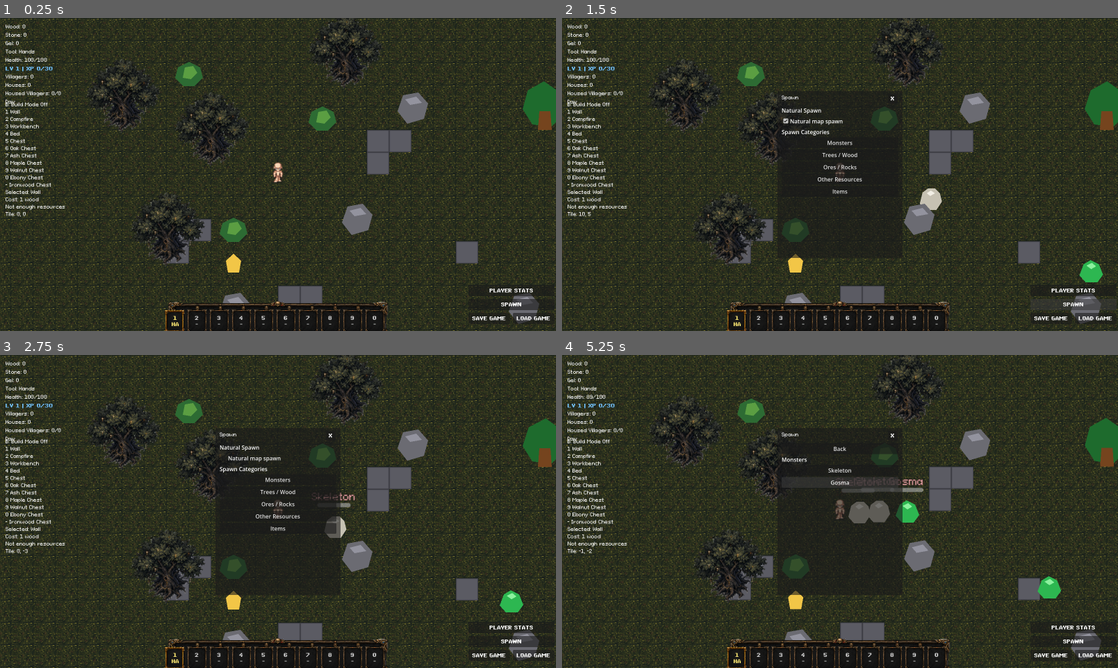
Above: before the commit, frames 1-4 (two rows, left to right).
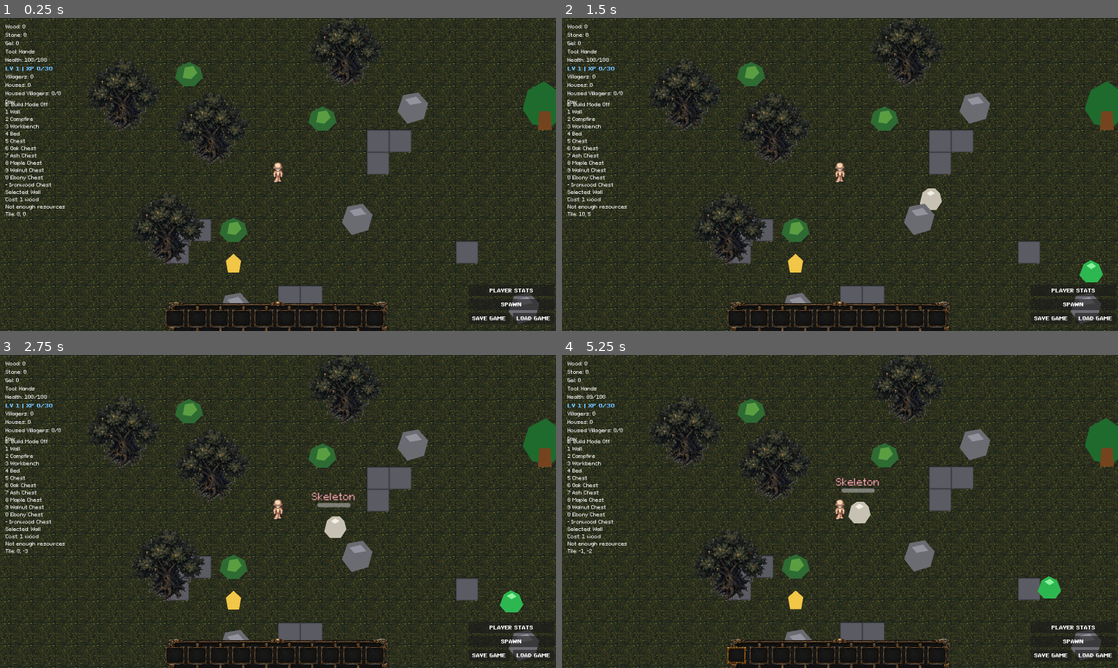
Above: after the commit, the same moments.

Repository: ramonsamagaio/Oathwake-Main
Game: Godot game, scene res://scenes/Main.tscn
Two runs of this game, one before a commit and one after it. Both use one fixed random seed, a clock stepped at 60 frames per second and the inputs below. This scene is started directly instead of the project's main scene.
Inputs (mouse positions are in pixels of both pictures, inside the frame that each line leads up to):
- Up to frame 1 (0.25 s): no input
- Up to frame 2 (1.5 s): click "PLAYER STATS" at 0.5 s; click "SPAWN" at 1.25 s
- Up to frame 3 (2.75 s): click (278, 458) at 2 s, where only the run before the commit has a clickable "Natural map spawn"
- Up to frame 4 (5.25 s): click (840, 480) at 2.75 s, where only the run before the commit has a clickable "Monsters"; click (840, 470) at 3.5 s, where only the run before the commit has a clickable "Skeleton"; click (734, 655) at 4.27 s; click (840, 483) at 5 s, where only the run before the commit has a clickable "Gosma"

The runs differ from the first frame. In frame 1, 0.5% of the frame differs, in the area x 29-70%, y 92-100%; in frame 2, 2.7%; in frame 3, 3.0%; in frame 4, 3.1%, in the area x 29-70%, y 23-100%.
Error after the commit: Parse Error: Function "_get_item_data()" not found in base self. (res://scripts/ui/InventoryUI.gd:67)

Commit message:
Polish inventory layout and add draggable window

Diff:
--- a/scripts/ui/InventoryUI.gd
+++ b/scripts/ui/InventoryUI.gd
@@ -20,6 +20,9 @@
 var selected_equip_slot_id := ""
 var sprite_resolver := SpriteResolver.new()
 var _drag_source_slot := -1
+var _window_panel: Panel
+var _dragging_window := false
+var _drag_last_mouse_position := Vector2.ZERO
 
 
 func set_equipment_system(new_equipment_system) -> void:
@@ -69,72 +72,72 @@
 
 
 func _build_ui() -> void:
-	var panel := PanelContainer.new()
-	panel.name = "Panel"
-	panel.anchor_left = 0.5
-	panel.anchor_top = 0.5
-	panel.anchor_right = 0.5
-	panel.anchor_bottom = 0.5
-	panel.offset_left = -300.0
-	panel.offset_top = -190.0
-	panel.offset_right = 300.0
-	panel.offset_bottom = 190.0
-	add_child(panel)
-	OathwakeUISkin.apply_panel(panel)
+	_window_panel = Panel.new()
+	_window_panel.name = "Panel"
+	_window_panel.anchor_left = 0.5
+	_window_panel.anchor_top = 0.5
+	_window_panel.anchor_right = 0.5
+	_window_panel.anchor_bottom = 0.5
+	_window_panel.offset_left = -340.0
+	_window_panel.offset_top = -285.0
+	_window_panel.offset_right = 340.0
+	_window_panel.offset_bottom = 185.0
+	_window_panel.mouse_filter = Control.MOUSE_FILTER_STOP
+	add_child(_window_panel)
+	OathwakeUISkin.apply_panel(_window_panel, "panel")
 
 	var margin := MarginContainer.new()
-	margin.add_theme_constant_override("margin_left", 12)
-	margin.add_theme_constant_override("margin_top", 12)
-	margin.add_theme_constant_override("margin_right", 12)
-	margin.add_theme_constant_override("margin_bottom", 12)
-	panel.add_child(margin)
+	margin.set_anchors_preset(Control.PRESET_FULL_RECT)
+	margin.offset_left = 34.0
+	margin.offset_top = 44.0
+	margin.offset_right = -34.0
+	margin.offset_bottom = -26.0
+	_window_panel.add_child(margin)
 
 	var layout := VBoxContainer.new()
 	layout.size_flags_horizontal = Control.SIZE_EXPAND_FILL
 	layout.size_flags_vertical = Control.SIZE_EXPAND_FILL
+	layout.add_theme_constant_override("separation", 8)
 	margin.add_child(layout)
 
 	var title := Label.new()
 	title.text = "Inventory"
+	title.horizontal_alignment = HORIZONTAL_ALIGNMENT_CENTER
 	layout.add_child(title)
+	OathwakeTextStyle.apply_profile_to_label(title, "ui_title")
 
 	var main_area := HBoxContainer.new()
 	main_area.size_flags_horizontal = Control.SIZE_EXPAND_FILL
 	main_area.size_flags_vertical = Control.SIZE_EXPAND_FILL
+	main_area.add_theme_constant_override("separation", 22)
 	layout.add_child(main_area)
 
 	var left_side := VBoxContainer.new()
+	left_side.custom_minimum_size = Vector2(370, 0)
 	left_side.size_flags_horizontal = Control.SIZE_EXPAND_FILL
 	left_side.size_flags_vertical = Control.SIZE_EXPAND_FILL
+	left_side.add_theme_constant_override("separation", 8)
 	main_area.add_child(left_side)
 
 	var controls := HBoxContainer.new()
+	controls.size_flags_horizontal = Control.SIZE_SHRINK_CENTER
+	controls.add_theme_constant_override("separation", 14)
 	left_side.add_child(controls)
 
-	var sort_button := Button.new()
-	sort_button.text = "Sort Inventory"
-	sort_button.focus_mode = Control.FOCUS_NONE
-	sort_button.pressed.connect(_on_sort_inventory_pressed)
+	var sort_button := _make_inventory_button("Sort", _on_sort_inventory_pressed)
 	controls.add_child(sort_button)
-	OathwakeUISkin.apply_button(sort_button)
-
-	var split_button := Button.new()
-	split_button.text = "Split Half"
-	split_button.focus_mode = Control.FOCUS_NONE
-	split_button.pressed.connect(_on_split_half_pressed)
+
+	var split_button := _make_inventory_button("Split", _on_split_half_pressed)
 	controls.add_child(split_button)
-	OathwakeUISkin.apply_button(split_button)
-
-	var drop_stack_button := Button.new()
-	drop_stack_button.text = "Drop Stack"
-	drop_stack_button.focus_mode = Control.FOCUS_NONE
-	drop_stack_button.pressed.connect(_on_drop_stack_pressed)
+
+	var drop_stack_button := _make_inventory_button("Drop", _on_drop_stack_pressed)
 	controls.add_child(drop_stack_button)
-	OathwakeUISkin.apply_button(drop_stack_button)
 
 	grid = GridContainer.new()
 	grid.columns = columns
-	grid.size_flags_horizontal = Control.SIZE_EXPAND_FILL
+	grid.size_flags_horizontal = Control.SIZE_SHRINK_CENTER
+	grid.add_theme_constant_override("h_separation", 6)
+	grid.add_theme_constant_override("v_separation", 6)
 	left_side.add_child(grid)
 
 	for _index in range(slot_count):
@@ -146,47 +149,151 @@
 		slot.drag_started.connect(_on_slot_drag_started)
 		grid.add_child(slot)
 		slots.append(slot)
+		OathwakeUISkin.apply_slot_button(slot, "empty")
 
 	var bottom_row := HBoxContainer.new()
+	bottom_row.custom_minimum_size = Vector2(0, 76)
 	bottom_row.size_flags_horizontal = Control.SIZE_EXPAND_FILL
+	bottom_row.add_theme_constant_override("separation", 8)
 	left_side.add_child(bottom_row)
 
 	var trash := _make_trash_slot()
 	trash.trash_dropped.connect(_on_trash_dropped)
 	bottom_row.add_child(trash)
 
+	var details_panel := PanelContainer.new()
+	details_panel.custom_minimum_size = Vector2(0, 74)
+	details_panel.size_flags_horizontal = Control.SIZE_EXPAND_FILL
+	OathwakeUISkin.apply_tooltip(details_panel)
+	bottom_row.add_child(details_panel)
+
+	var details_margin := MarginContainer.new()
+	details_margin.add_theme_constant_override("margin_left", 12)
+	details_margin.add_theme_constant_override("margin_top", 8)
+	details_margin.add_theme_constant_override("margin_right", 12)
+	details_margin.add_theme_constant_override("margin_bottom", 8)
+	details_panel.add_child(details_margin)
+
+	var details_scroll := ScrollContainer.new()
+	details_scroll.size_flags_horizontal = Control.SIZE_EXPAND_FILL
+	details_scroll.size_flags_vertical = Control.SIZE_EXPAND_FILL
+	details_scroll.horizontal_scroll_mode = ScrollContainer.SCROLL_MODE_DISABLED
+	details_margin.add_child(details_scroll)
+
+	details_label = Label.new()
+	details_label.autowrap_mode = TextServer.AUTOWRAP_WORD_SMART
+	details_label.size_flags_horizontal = Control.SIZE_EXPAND_FILL
+	details_label.text = "Select an item."
+	details_scroll.add_child(details_label)
+
 	var eq_panel := VBoxContainer.new()
+	eq_panel.custom_minimum_size = Vector2(160, 0)
 	eq_panel.size_flags_horizontal = Control.SIZE_SHRINK_BEGIN
 	eq_panel.size_flags_vertical = Control.SIZE_EXPAND_FILL
+	eq_panel.add_theme_constant_override("separation", 5)
 	main_area.add_child(eq_panel)
 
 	var eq_title := Label.new()
 	eq_title.text = "Equipment"
+	eq_title.horizontal_alignment = HORIZONTAL_ALIGNMENT_CENTER
 	eq_panel.add_child(eq_title)
+	OathwakeTextStyle.apply_profile_to_label(eq_title, "ui_title")
 
 	var eq_slots_vbox := VBoxContainer.new()
 	eq_slots_vbox.size_flags_vertical = Control.SIZE_EXPAND_FILL
+	eq_slots_vbox.add_theme_constant_override("separation", 5)
 	eq_panel.add_child(eq_slots_vbox)
 
 	for slot_id in ["weapon", "tool", "armor", "accessory"]:
 		var slot_label := Label.new()
 		slot_label.text = slot_id.capitalize()
+		slot_label.horizontal_alignment = HORIZONTAL_ALIGNMENT_CENTER
 		eq_slots_vbox.add_child(slot_label)
+		OathwakeTextStyle.apply_profile_to_label(slot_label, "base_ui")
 
 		var eq_slot = EquipmentSlotScene.instantiate()
 		eq_slot.slot_id = slot_id
+		eq_slot.custom_minimum_size = Vector2(150, 52)
 		eq_slot.equip_selected.connect(_on_equip_slot_selected)
 		eq_slot.equip_right_clicked.connect(_on_equip_right_clicked)
 		eq_slot.equip_drag_dropped.connect(_on_equip_drag_dropped)
 		eq_slots_vbox.add_child(eq_slot)
 		equipment_slot_nodes.append(eq_slot)
-
-	details_label = Label.new()
-	details_label.autowrap_mode = TextServer.AUTOWRAP_WORD_SMART
-	details_label.custom_minimum_size = Vector2(0, 90)
-	details_label.text = "Select an item."
-	layout.add_child(details_label)
+		OathwakeUISkin.apply_slot_button(eq_slot, "empty")
+
+	var drag_handle := Control.new()
+	drag_handle.name = "WindowDragHandle"
+	drag_handle.mouse_filter = Control.MOUSE_FILTER_STOP
+	drag_handle.mouse_default_cursor_shape = Control.CURSOR_MOVE
+	drag_handle.anchor_left = 0.0
+	drag_handle.anchor_top = 0.0
+	drag_handle.anchor_right = 1.0
+	drag_handle.anchor_bottom = 0.0
+	drag_handle.offset_left = 10.0
+	drag_handle.offset_top = 0.0
+	drag_handle.offset_right = -10.0
+	drag_handle.offset_bottom = 42.0
+	drag_handle.gui_input.connect(_on_window_drag_handle_gui_input)
+	_window_panel.add_child(drag_handle)
+
 	_apply_inventory_ui_fonts()
+
+
+func _make_inventory_button(text_value: String, callback: Callable) -> Button:
+	var button := Button.new()
+	button.text = text_value
+	button.custom_minimum_size = Vector2(74, 40)
+	button.focus_mode = Control.FOCUS_NONE
+	button.pressed.connect(callback)
+	OathwakeUISkin.apply_button(button, "medium")
+	OathwakeTextStyle.apply_profile_to_control(button, "ui_button")
+	return button
+
+
+func _on_window_drag_handle_gui_input(event: InputEvent) -> void:
+	if event is InputEventMouseButton and event.button_index == MOUSE_BUTTON_LEFT:
+		_dragging_window = event.pressed
+		_drag_last_mouse_position = get_viewport().get_mouse_position()
+		accept_event()
+		return
+
+	if event is InputEventMouseMotion and _dragging_window:
+		var mouse_position := get_viewport().get_mouse_position()
+		var delta := mouse_position - _drag_last_mouse_position
+		_drag_last_mouse_position = mouse_position
+		_move_window_panel(delta)
+		accept_event()
+
+
+func _move_window_panel(delta: Vector2) -> void:
+	if _window_panel == null:
+		return
+	_window_panel.offset_left += delta.x
+	_window_panel.offset_right += delta.x
+	_window_panel.offset_top += delta.y
+	_window_panel.offset_bottom += delta.y
+	_clamp_window_panel_to_viewport()
+
+
+func _clamp_window_panel_to_viewport() -> void:
+	if _window_panel == null:
+		return
+	var viewport_size := get_viewport_rect().size
+	var rect := _window_panel.get_global_rect()
+	var correction := Vector2.ZERO
+	if rect.position.x < 0.0:
+		correction.x = -rect.position.x
+	elif rect.position.x + rect.size.x > viewport_size.x:
+		correction.x = viewport_size.x - (rect.position.x + rect.size.x)
+	if rect.position.y < 0.0:
+		correction.y = -rect.position.y
+	elif rect.position.y + rect.size.y > viewport_size.y:
+		correction.y = viewport_size.y - (rect.position.y + rect.size.y)
+	if correction != Vector2.ZERO:
+		_window_panel.offset_left += correction.x
+		_window_panel.offset_right += correction.x
+		_window_panel.offset_top += correction.y
+		_window_panel.offset_bottom += correction.y
 
 
 func _apply_inventory_ui_fonts() -> void:
@@ -450,19 +557,19 @@
 func _make_trash_slot() -> ColorRect:
 	var trash := TrashSlotScript.new()
 	trash.name = "TrashSlot"
-	trash.color = Color(0.4, 0.1, 0.1, 0.8)
-	trash.custom_minimum_size = Vector2(64, 64)
+	trash.color = Color(0.35, 0.06, 0.07, 0.65)
+	trash.custom_minimum_size = Vector2(54, 54)
 	trash.size_flags_horizontal = Control.SIZE_SHRINK_BEGIN
+	trash.size_flags_vertical = Control.SIZE_SHRINK_CENTER
 	var label := Label.new()
 	label.text = "TRASH"
 	label.horizontal_alignment = HORIZONTAL_ALIGNMENT_CENTER
 	label.vertical_alignment = VERTICAL_ALIGNMENT_CENTER
-	label.size_flags_horizontal = Control.SIZE_EXPAND_FILL
-	label.size_flags_vertical = Control.SIZE_EXPAND_FILL
+	label.set_anchors_preset(Control.PRESET_FULL_RECT)
 	label.mouse_filter = Control.MOUSE_FILTER_IGNORE
 	trash.add_child(label)
 	var confirm := ConfirmationDialog.new()
-	confirm.title = "Destroy Item"
+	confirm.title = "Remove Item"
 	confirm.dialog_text = ""
 	confirm.confirmed.connect(_on_trash_confirmed)
 	confirm.canceled.connect(_on_trash_canceled)
@@ -492,7 +599,7 @@
 	var confirm := trash.get_node_or_null("ConfirmDialog") as ConfirmationDialog
 	if confirm == null:
 		return
-	confirm.dialog_text = "Destroy %d %s?" % [amount, display_name]
+	confirm.dialog_text = "Remove %d %s?" % [amount, display_name]
 	confirm.popup_centered()
 
 
@@ -511,59 +618,10 @@
 	var removed: Dictionary = inventory.remove_from_slot(slot_index, amount)
 	var removed_amount := int(removed.get("amount", 0))
 	if removed_amount > 0:
-		details_label.text = "Destroyed %d %s." % [removed_amount, str(_get_item_data(item_id).get("display_name", item_id.capitalize()))]
+		details_label.text = "Removed %d %s." % [removed_amount, str(_get_item_data(item_id).get("display_name", item_id.capitalize()))]
 	refresh()
 
 
 func _on_trash_canceled() -> void:
 	_pending_trash_data = {}
 	details_label.text = "Cancelled."
-
-
-func _get_item_data(item_id: String) -> Dictionary:
-	var content_db := get_node_or_null("/root/ContentDB")
-	if content_db == null or not content_db.has_method("has_item") or not content_db.has_item(item_id):
-		return {}
-
-	return content_db.get_item(item_id)
-
-
-func _get_item_details_text(item_id: String, quantity: int, slot_index: int) -> String:
-	var item_data: Dictionary = _get_item_data(item_id)
-	var slot_data: Dictionary = inventory.get_slot(slot_index) if inventory != null else {}
-	var metadata: Dictionary = slot_data.get("metadata", {}) if slot_data.get("metadata", {}) is Dictionary else {}
-	var lines := [
-		str(item_data.get("display_name", item_id.capitalize())),
-		"ID: %s" % item_id,
-		"Slot: %d" % (slot_index + 1),
-		"Amount: %d" % quantity,
-		"Stack: %d" % int(item_data.get("stack_size", 99)),
-		"Tier: %s" % str(item_data.get("tier", "N/A")),
-		"Type: %s" % str(item_data.get("item_type", "N/A")),
-		"Family: %s" % str(item_data.get("material_family", "N/A")),
-	]
-
-	var description := str(item_data.get("description", ""))
-	if not description.is_empty():
-		lines.append(description)
-
-	if str(item_data.get("item_type", "")) == "tool":
-		lines.append("Tool: %s T%s" % [str(item_data.get("tool_type", "N/A")), str(item_data.get("tool_tier", "N/A"))])
-		lines.append("Damage: %s" % str(item_data.get("tool_damage", "N/A")))
-
-	var max_dura := int(item_data.get("durability", 0))
-	if max_dura > 0:
-		var current_dura := int(metadata.get("current_durability", max_dura))
-		if current_dura <= 0:
-			lines.append("Durability: BROKEN")
-		else:
-			lines.append("Durability: %d / %d" % [current_dura, max_dura])
-
-	var combat_value: Variant = item_data.get("combat", {})
-	if combat_value is Dictionary:
-		var combat: Dictionary = combat_value
-		lines.append("Attack: %s" % str(combat.get("attack_power", "N/A")))
-		lines.append("Damage Type: %s" % str(combat.get("damage_type", "N/A")))
-		lines.append("Crit Bonus: %s" % str(combat.get("crit_chance_bonus", "N/A")))
-
-	return "\n".join(lines)
